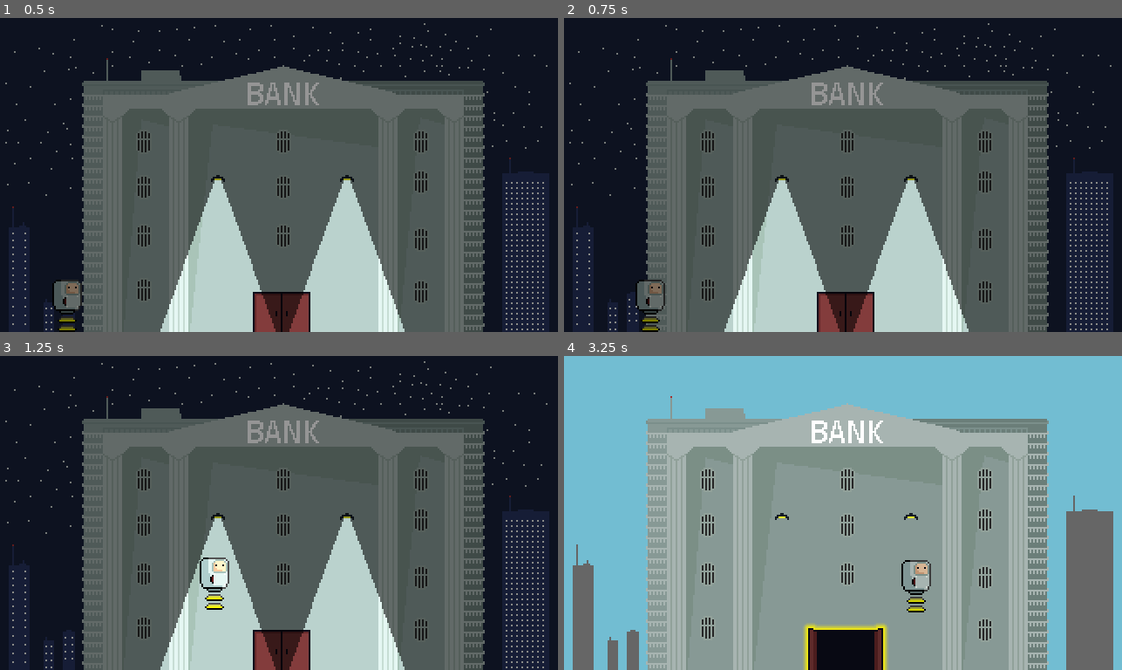
Above: before the commit, frames 1-4 (two rows, left to right).
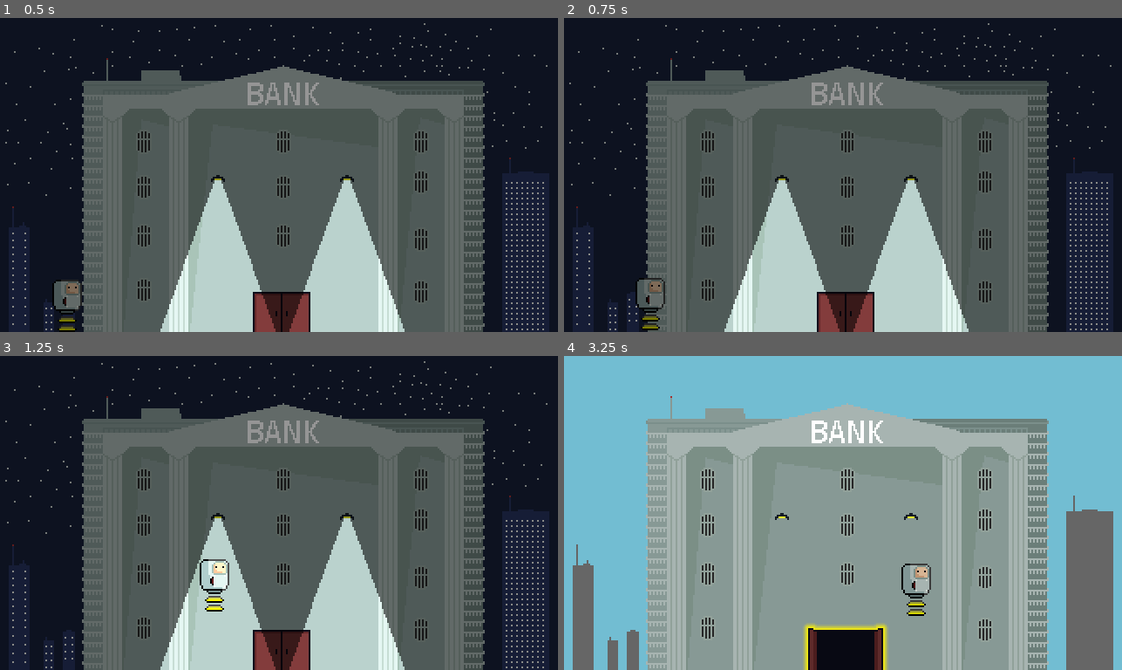
Above: after the commit, the same moments.

Repository: bruhrator420/MAD-Game-Jam-Project
Game: Godot game, scene res://Scenes/Intro.tscn
The game is run twice, just before and just after one commit, with the same random seed, the same clock (stepped at 60 frames per second) and the same inputs. The project has no main scene, so this scene is started directly.
Inputs:
- Up to frame 1 (0.5 s): no input
- Up to frame 2 (0.75 s): tap Enter at 0.5 s; hold Right (ui_right) from 0.53 s (still down); tap E (use) at 0.6 s
- Up to frame 3 (1.25 s): keep holding Right (ui_right); tap Space (jump) at 0.77 s
- Up to frame 4 (3.25 s): tap X (attack) at 1.35 s; tap Space (jump) at 1.52, 3.02 s; tap E (use) at 1.55, 2.3, 2.85 s; release Right (ui_right) at 2.03 s; hold Left (ui_left) 2.03-2.78 s; hold Z (night) 2.03-2.78 s; hold Right (ui_right) from 2.78 s (still down)

Frame 1 is identical in both runs. In frame 2, 0.4% of the frame differs, in the area x 12-19%, y 82-100%; in frame 3, 0.4%; in frame 4, 0.5%, in the area x 60-66%, y 65-83%.

Commit message:
SUI

Diff:
--- a/Project/Scenes/Bank.tscn
+++ b/Project/Scenes/Bank.tscn
@@ -39,9 +39,9 @@
 [sub_resource type="GDScript" id=4]
 script/source = "extends Area2D
 
+
 func use():
-	# use code here
-	pass
+	get_tree().change_scene(\"res://Scenes/1.tscn\")
 "
 
 [sub_resource type="RectangleShape2D" id=3]
--- a/Project/Scenes/Player.tscn
+++ b/Project/Scenes/Player.tscn
@@ -1,13 +1,9 @@
-[gd_scene load_steps=15 format=2]
+[gd_scene load_steps=14 format=2]
 
 [ext_resource path="res://Assets/Sprites/Player.png" type="Texture" id=1]
 [ext_resource path="res://Scripts/Player.gd" type="Script" id=2]
 
 [sub_resource type="AtlasTexture" id=10]
-atlas = ExtResource( 1 )
-region = Rect2( 0, 32, 53, 32 )
-
-[sub_resource type="AtlasTexture" id=11]
 atlas = ExtResource( 1 )
 region = Rect2( 0, 32, 53, 32 )
 
@@ -42,7 +38,7 @@
 "name": "default",
 "speed": 5.0
 }, {
-"frames": [ SubResource( 11 ), SubResource( 12 ), SubResource( 13 ) ],
+"frames": [ SubResource( 12 ), SubResource( 13 ) ],
 "loop": true,
 "name": "walk",
 "speed": 5.0
